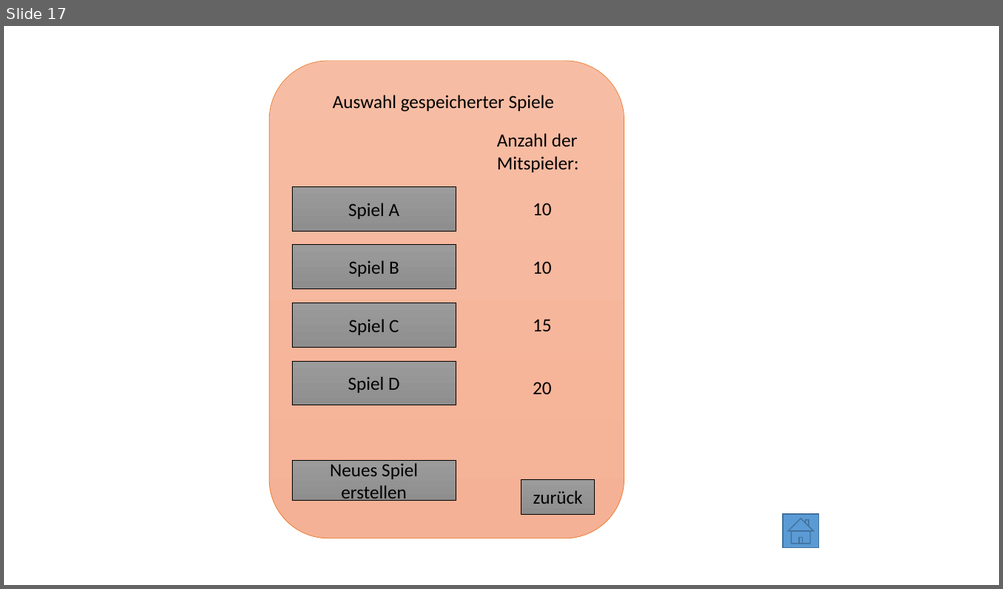
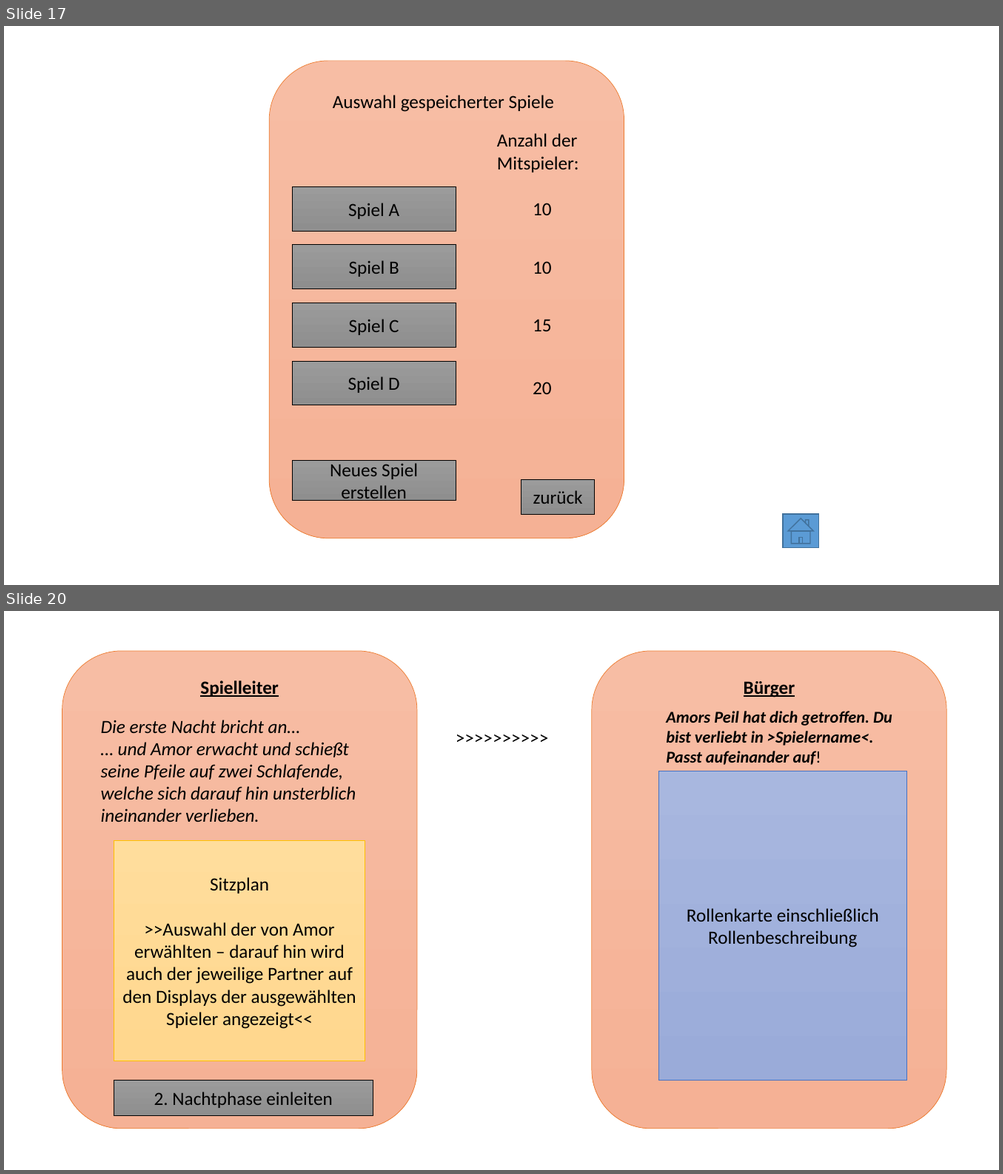
Before and after one commit to john-kloss/werwolf, a slide deck: VisualisierungProjekt.odp. Shown one above the other, each under a label of ours: slide 17 before the commit, slides 17 and 20 after it; the slides between them are not shown. The pictures are 1003x589 and 1003x1174 pixels, drawn with LibreOffice and Linux fonts; fonts in the diff are those of the drawing. Boxes give left, top, right and bottom in pixels: in the first picture for what was removed or moved away, otherwise in the second. Text is boxed around its words. In the diff, an @@ line names an element or a change of style, - is before the commit and + after.

```diff
--- a/VisualisierungProjekt.odp
+++ b/VisualisierungProjekt.odp
@@ slide 20 added at (4, 611, 999, 1170), background #FFFFFF @@
@@ freeform shape added at (62, 651, 418, 1130), fill gradient #F7BDA4 to #F5B195, outline #ED7D31 0.51 pt @@
@@ freeform shape added at (592, 651, 947, 1130), fill gradient #F7BDA4 to #F5B195, outline #ED7D31 0.51 pt @@
@@ text added at (200, 681, 278, 697), 18 pt, text #000000, bold, underline @@
+Spielleiter
@@ text added at (743, 681, 795, 698), 18 pt, text #000000, bold, underline @@
+Bürger
@@ text added at (101, 720, 356, 822), 18 pt, text #000000, italic @@
+Die erste Nacht bricht an…
+… und Amor erwacht und schießt seine Pfeile auf zwei Schlafende, welche sich darauf hin unsterblich ineinander verlieben.
@@ text added at (666, 711, 892, 765), 16 pt, text #000000, bold, italic @@
+Amors Peil hat dich getroffen. Du bist verliebt in >Spielername<.
+Passt aufeinander auf!
@@ text added at (448, 722, 560, 752), 18 pt, text #000000 @@
+>>>>>>>>>>
@@ freeform shape added at (658, 772, 906, 1081), fill gradient #A8B7DF to #9AABD9, outline #4472C4 0.51 pt, 18 pt, text #000000 @@
+Rollenkarte einschließlich Rollenbeschreibung
@@ freeform shape added at (114, 841, 365, 1062), fill gradient #FFDD9C to #FFD78E, outline #FFC000 0.51 pt, 18 pt, text #000000 @@
+Sitzplan
+>>Auswahl der von Amor erwählten – darauf hin wird auch der jeweilige Partner auf den Displays der ausgewählten Spieler angezeigt<<
@@ freeform shape added at (114, 1081, 373, 1117), fill gradient #9B9B9B to #8E8E8E, outline #000000 0.51 pt, 18 pt, text #000000 @@
+2. Nachtphase einleiten
```
Also in this commit, not shown: 1 slide changed, 10 other slides added.
